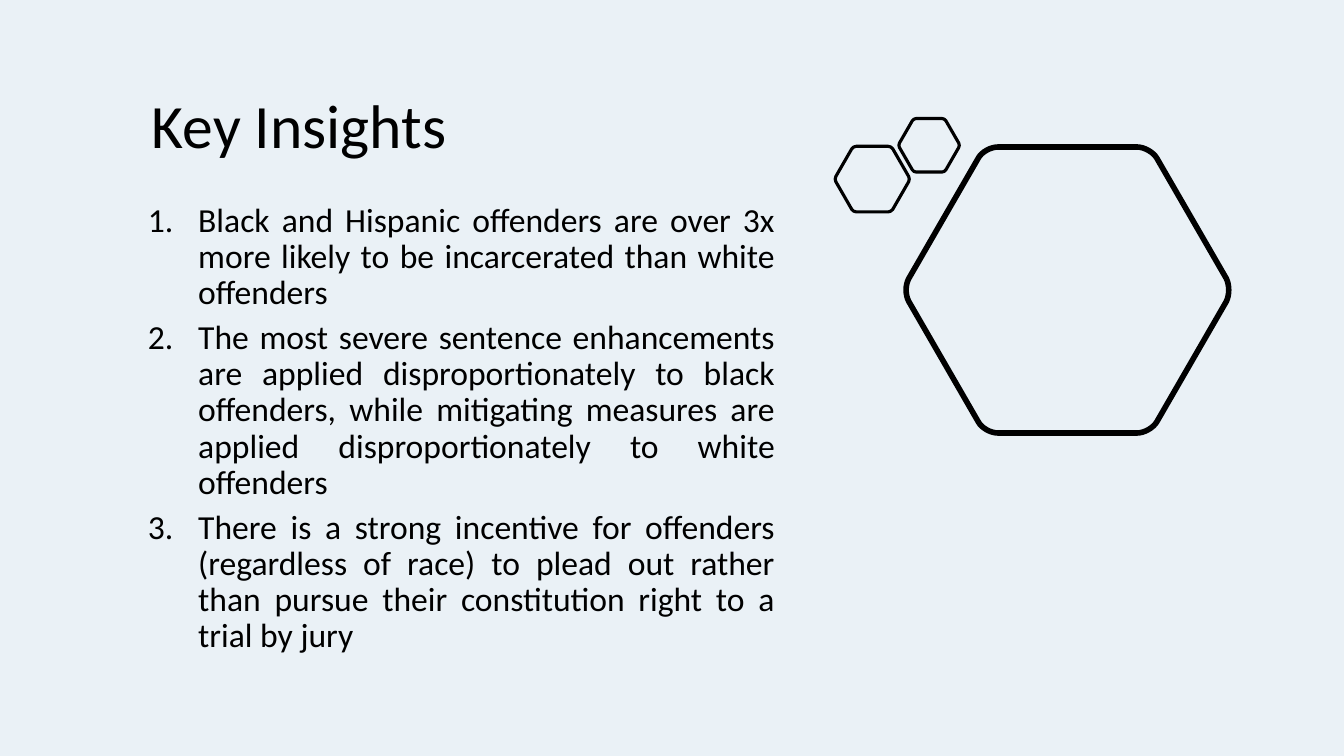
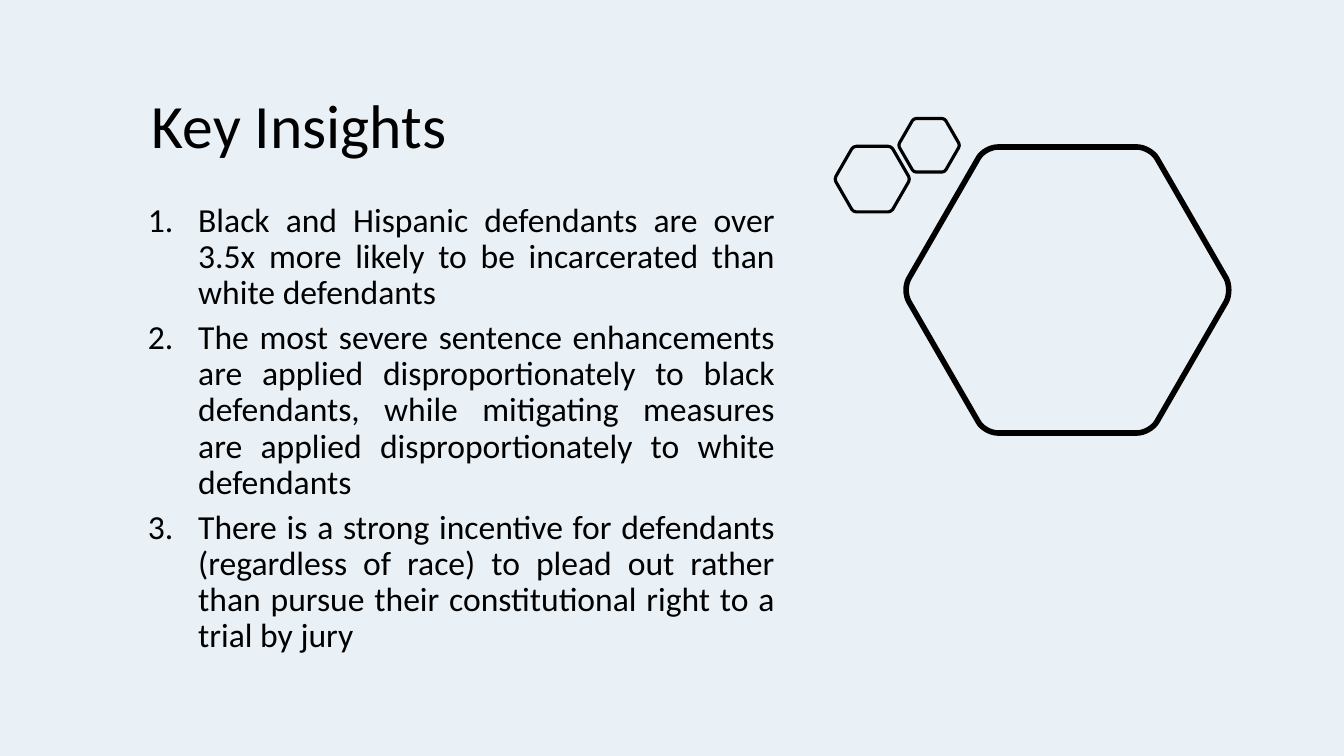
Before and after one commit to jenwhitson/sentencing_project, a slide deck: slide 18 of Presentation.pptx (slide 19 before the commit). Drawn at 1344x756 pixels with LibreOffice and Linux fonts; fonts in the diff are those of the drawing. Boxes give left, top, right and bottom in pixels: in the first picture for what was removed or moved away, otherwise in the second. Text is boxed around its words. In the diff, an @@ line names an element or a change of style, - is before the commit and + after.

Commit message:
updated stats in sentence enhancement portion

```diff
--- a/Presentation.pptx
+++ b/Presentation.pptx
@@ text at box(198, 208, 775, 653): text changed @@
-1. Black and Hispanic offenders are over 3x more likely to be incarcerated than white offenders
-2. The most severe sentence enhancements are applied disproportionately to black offenders, while mitigating measures are applied disproportionately to white offenders
-3. There is a strong incentive for offenders (regardless of race) to plead out rather than pursue their constitution right to a trial by jury
+1. Black and Hispanic defendants are over 3.5x more likely to be incarcerated than white defendants
+2. The most severe sentence enhancements are applied disproportionately to black defendants, while mitigating measures are applied disproportionately to white defendants
+3. There is a strong incentive for defendants (regardless of race) to plead out rather than pursue their constitutional right to a trial by jury
```
Also in this commit, not shown: 11 other slides changed, 6 slides removed.
